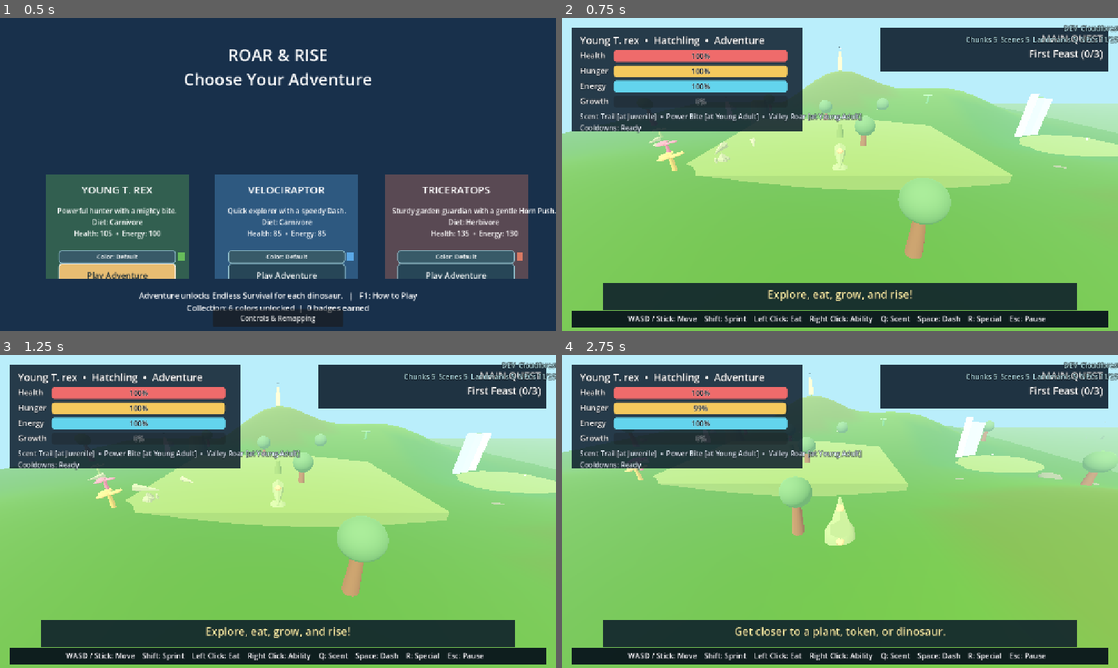
Above: before the commit, frames 1-4 (two rows, left to right).
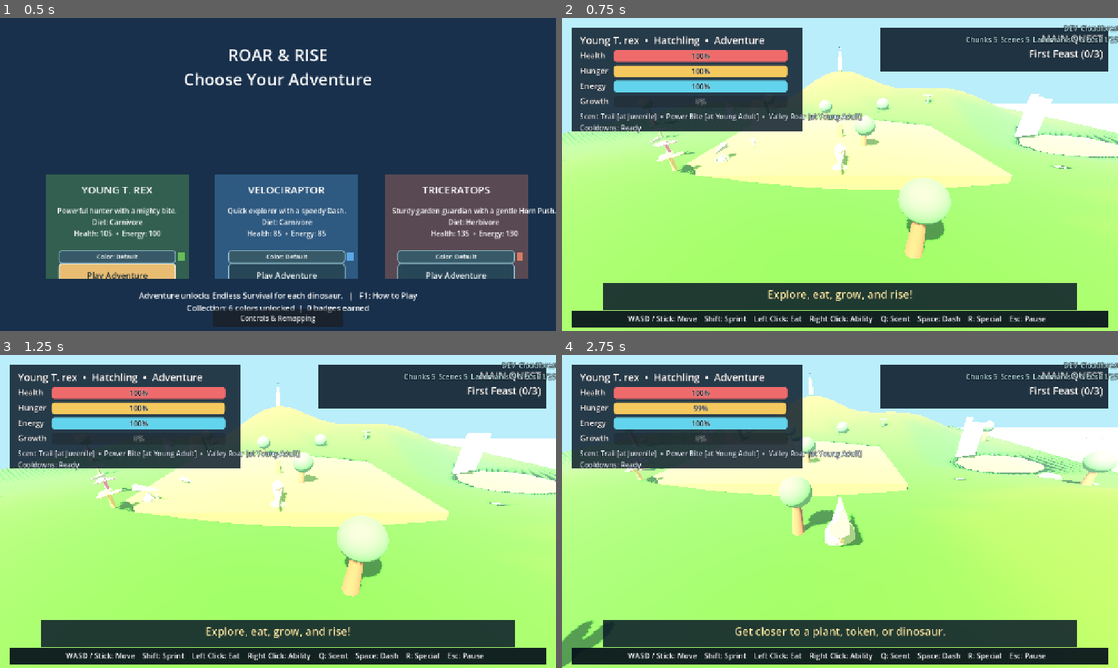
Above: after the commit, the same moments.

Repository: mschalle/Dino-Game
Game: Godot game, scene res://Main.tscn
Same seed, same stepped clock (60 frames per second), same inputs: the game is played once before the commit and once after it.
Inputs (mouse positions are in pixels of both pictures, inside the frame that each line leads up to):
- Up to frame 1 (0.5 s): no input
- Up to frame 2 (0.75 s): click "Play Adventure" at 0.5 s
- Up to frame 3 (1.25 s): no input
- Up to frame 4 (2.75 s): tap Enter (ui_accept) at 1.25, 1.52, 2.27 s; move the mouse to (962, 495) at 1.27 s; hold D (move_right) 1.28-2.03 s; tap Space (dash) at 1.35 s; click (962, 495) at 1.42 s; move the mouse to (728, 527) at 2.02 s; hold S (move_back) from 2.03 s (still down); click (728, 527) at 2.1 s

Frame 1 is identical in both runs. In frame 2, 58% of the frame differs, in the area x 0-100%, y 10-100%; in frame 3, 58%; in frame 4, 59%, in the area x 0-100%, y 7-100%.

Commit message:
Enable valley sun shadows

Diff:
--- a/main.gd
+++ b/main.gd
@@ -144,6 +144,8 @@
 	light.rotation_degrees = Vector3(-52, -35, 0)
 	light.light_color = Color("#fff0bd")
 	light.light_energy = 1.2
+	light.shadow_enabled = true
+	light.directional_shadow_max_distance = 90.0
 	add_child(light)
 	var ground := MeshInstance3D.new()
 	ground.name = "LegacyValleyGround"
--- a/tests/run_tests.gd
+++ b/tests/run_tests.gd
@@ -891,6 +891,7 @@
 		_check(main_environment.environment.ambient_light_energy > 0.0 and main_environment.environment.ambient_light_energy <= 4.0, "Legacy valley ambient light energy should remain bounded")
 	var sun := main_scene.get_node_or_null("ValleySun") as DirectionalLight3D
 	_check(sun != null and sun.light_energy > 0.0 and sun.light_energy <= 4.0, "Legacy valley directional light should remain bounded")
+	_check(sun != null and sun.shadow_enabled and sun.directional_shadow_max_distance > 0.0, "Legacy valley directional light should provide bounded shadows")
 	var trike := DinosaurProfiles.triceratops()
 	main_scene._start_run(trike, "adventure")
 	var plant := PlantFood.new()
Not shown, changed: PROJECT_PLAN.md
